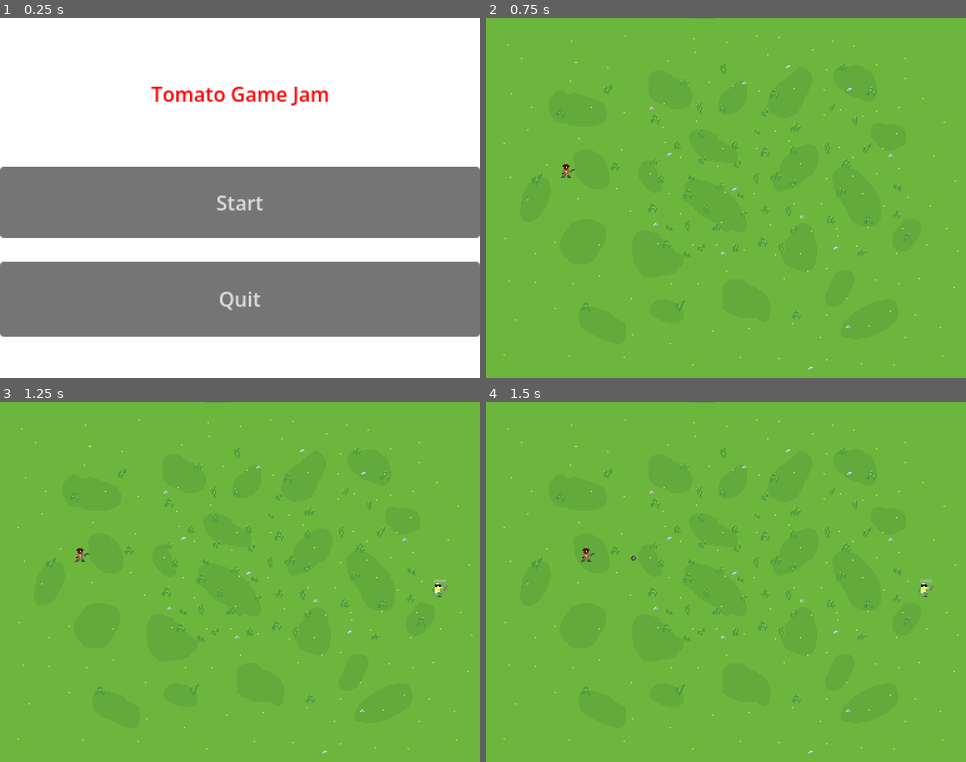
Above: before the commit, frames 1-4 (two rows, left to right).
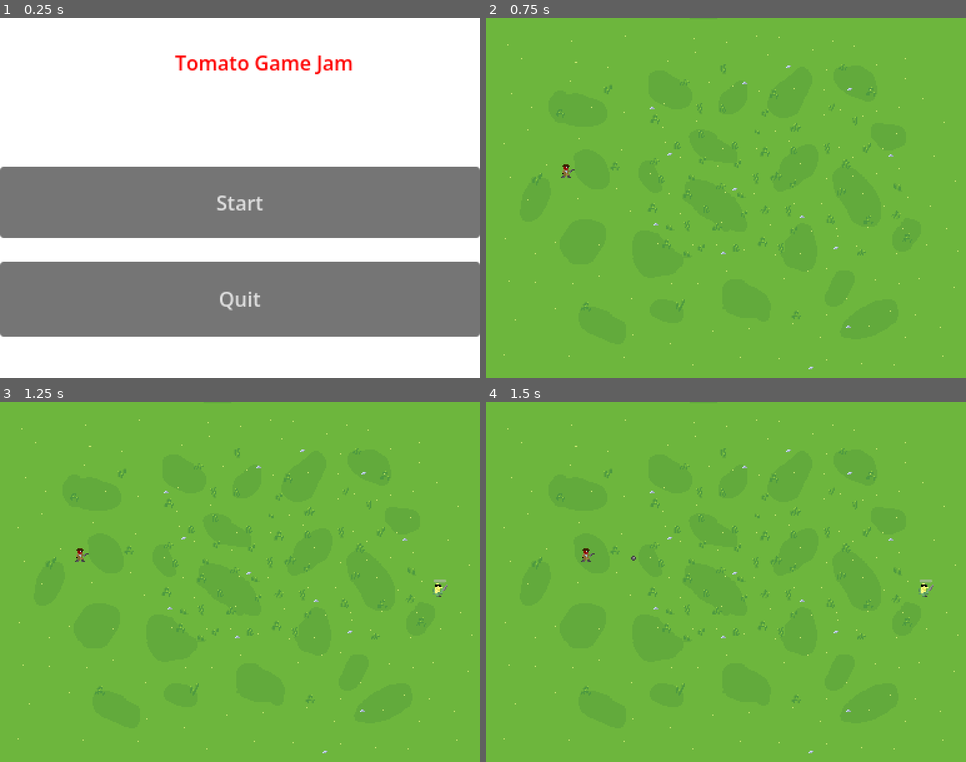
Above: after the commit, the same moments.

Repository: razor1225/Mini-Game-Jam
Game: Godot game, scene res://title_screen.tscn
The game is run twice, just before and just after one commit, with the same random seed, the same clock (stepped at 60 frames per second) and the same inputs.
Inputs (mouse positions are in pixels of both pictures, inside the frame that each line leads up to):
- Up to frame 1 (0.25 s): no input
- Up to frame 2 (0.75 s): click "Start" at 0.5 s
- Up to frame 3 (1.25 s): no input
- Up to frame 4 (1.5 s): move the mouse to (831, 564) at 1.27 s; press the mouse at (831, 564) at 1.28 s; hold D (right) from 1.28 s (still down)

The runs differ from the first frame. In frame 1, 1.4% of the frame differs, in the area x 31-74%, y 10-25%; in frame 2, nothing differs; in frame 3, nothing differs; in frame 4, nothing differs.

Commit message:
moved title screen label

Diff:
--- a/project.godot
+++ b/project.godot
@@ -8,11 +8,15 @@
 
 config_version=5
 
+[animation]
+
+compatibility/default_parent_skeleton_in_mesh_instance_3d=true
+
 [application]
 
 config/name="Tomato"
 run/main_scene="uid://fbevushmwhgw"
-config/features=PackedStringArray("4.5", "GL Compatibility")
+config/features=PackedStringArray("4.7", "GL Compatibility")
 config/icon="res://icon.svg"
 
 [display]
--- a/title_screen.tscn
+++ b/title_screen.tscn
@@ -1,9 +1,9 @@
-[gd_scene load_steps=3 format=3 uid="uid://fbevushmwhgw"]
+[gd_scene format=3 uid="uid://fbevushmwhgw"]
 
 [ext_resource type="Script" uid="uid://derqwa403x730" path="res://title_screen.gd" id="1_v6p8y"]
 [ext_resource type="AudioStream" uid="uid://bqvedoqsa4n1k" path="res://menu_confirm.wav" id="2_ak2if"]
 
-[node name="TitleScreen" type="Control"]
+[node name="TitleScreen" type="Control" unique_id=1009346255]
 layout_mode = 3
 anchors_preset = 15
 anchor_right = 1.0
@@ -12,27 +12,27 @@
 grow_vertical = 2
 script = ExtResource("1_v6p8y")
 
-[node name="button_sound" type="AudioStreamPlayer" parent="."]
+[node name="button_sound" type="AudioStreamPlayer" parent="." unique_id=17732975]
 stream = ExtResource("2_ak2if")
 volume_db = 1.0
 
-[node name="bkgrd_color" type="ColorRect" parent="."]
+[node name="bkgrd_color" type="ColorRect" parent="." unique_id=782130343]
 layout_mode = 0
 offset_right = 384.0
 offset_bottom = 288.0
 
-[node name="Label" type="Label" parent="."]
+[node name="Label" type="Label" parent="." unique_id=2054777385]
 modulate = Color(1, 0, 0, 1)
 layout_mode = 0
 offset_left = 1.0
-offset_top = 49.0
-offset_right = 384.0
+offset_top = 24.0
+offset_right = 423.0
 offset_bottom = 98.0
 text = "Tomato Game Jam
 "
 horizontal_alignment = 1
 
-[node name="Start" type="Button" parent="."]
+[node name="Start" type="Button" parent="." unique_id=1938791404]
 layout_mode = 0
 offset_top = 119.0
 offset_right = 384.0
@@ -41,7 +41,7 @@
 "
 text = "Start"
 
-[node name="Quit" type="Button" parent="."]
+[node name="Quit" type="Button" parent="." unique_id=741380654]
 layout_mode = 0
 offset_top = 195.0
 offset_right = 384.0
